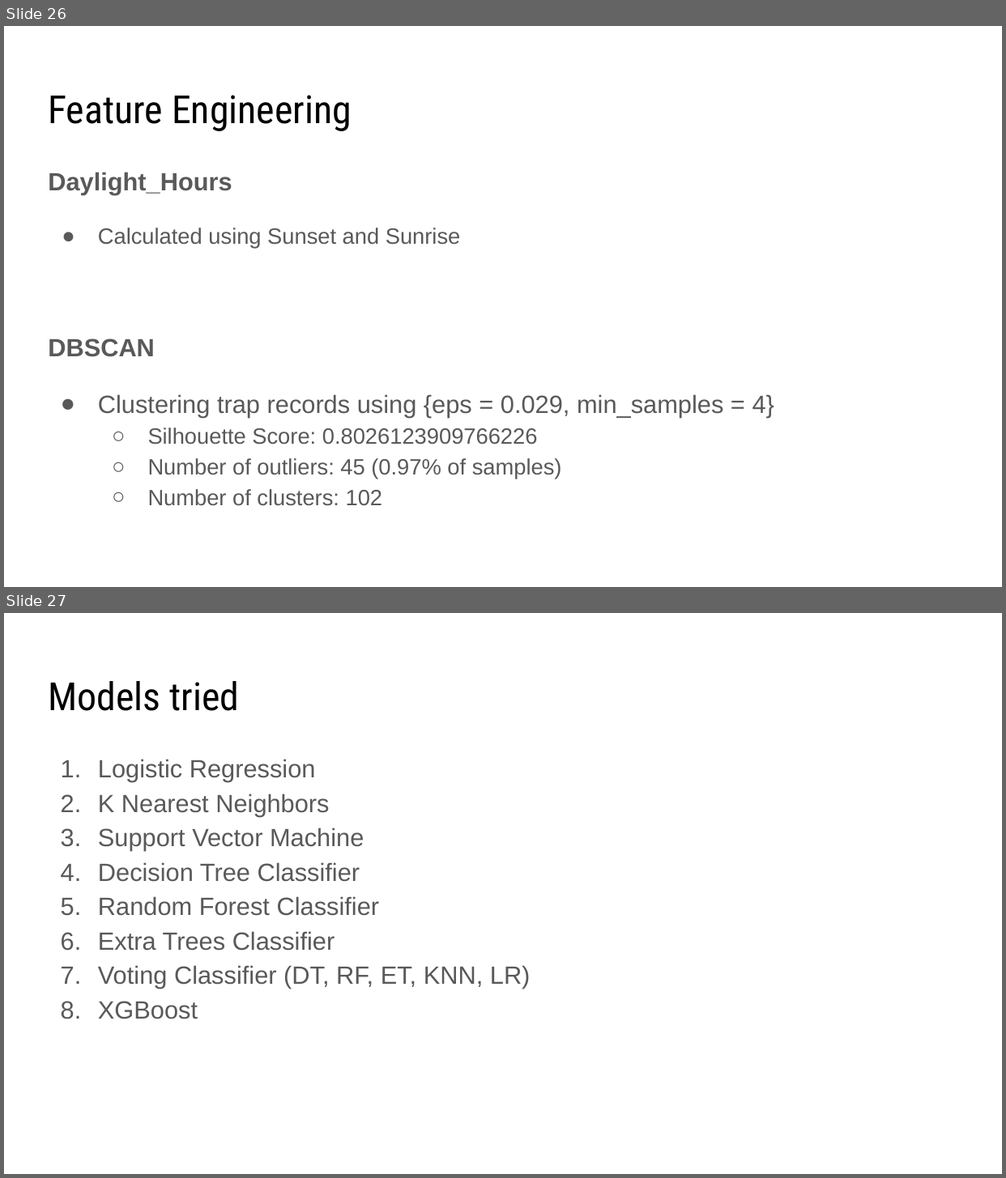
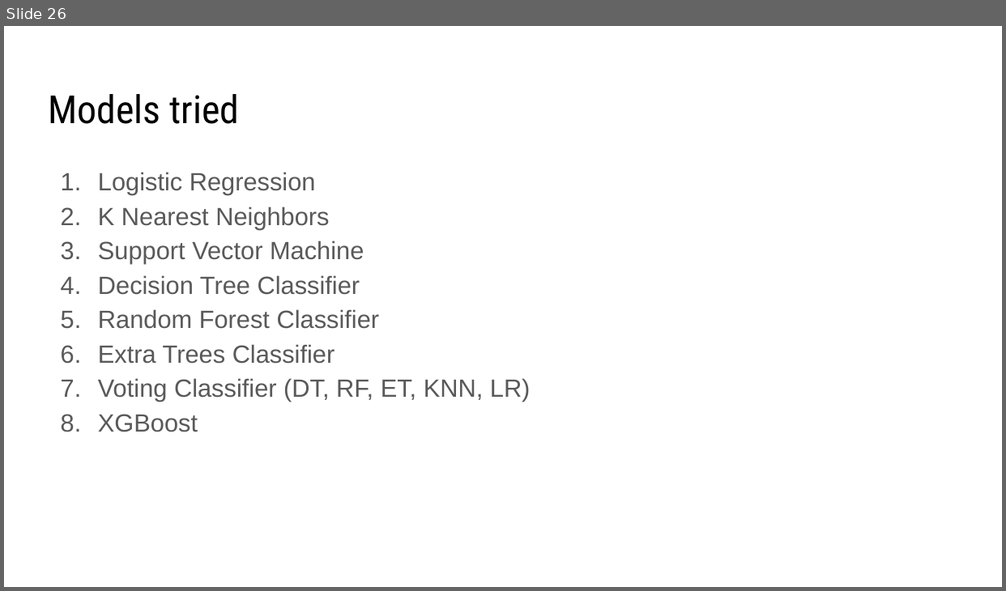
Before and after one commit to zzeniale/West-Nile-Virus-prediction, a slide deck: group_presentation.pptx. Shown one above the other, each under a label of ours: slides 26 and 27 before the commit, slide 26 after it. The pictures are 1006x1178 and 1006x591 pixels, drawn with LibreOffice and Linux fonts; fonts in the diff are those of the drawing. Boxes give left, top, right and bottom in pixels: in the first picture for what was removed or moved away, otherwise in the second. Text is boxed around its words. In the diff, an @@ line names an element or a change of style, - is before the commit and + after.

```diff
--- a/group_presentation.pptx
+++ b/group_presentation.pptx
@@ slide 26 removed at (x1=4, y1=26, x2=1002, y2=587), background #FFFFFF @@
@@ title removed at (x1=48, y1=95, x2=351, y2=131) @@
-Feature Engineering
@@ text removed at (x1=48, y1=172, x2=774, y2=506) @@
-Daylight_Hours
-● Calculated using Sunset and Sunrise
-DBSCAN
-● Clustering trap records using {eps = 0.029, min_samples = 4}
-  ○ Silhouette Score: 0.8026123909766226
-  ○ Number of outliers: 45 (0.97% of samples)
-  ○ Number of clusters: 102
@@ what was slide 27 is now slide 26 @@
```
Also in this commit, not shown: 12 slides changed, 3 slides added, 2 other slides removed.
